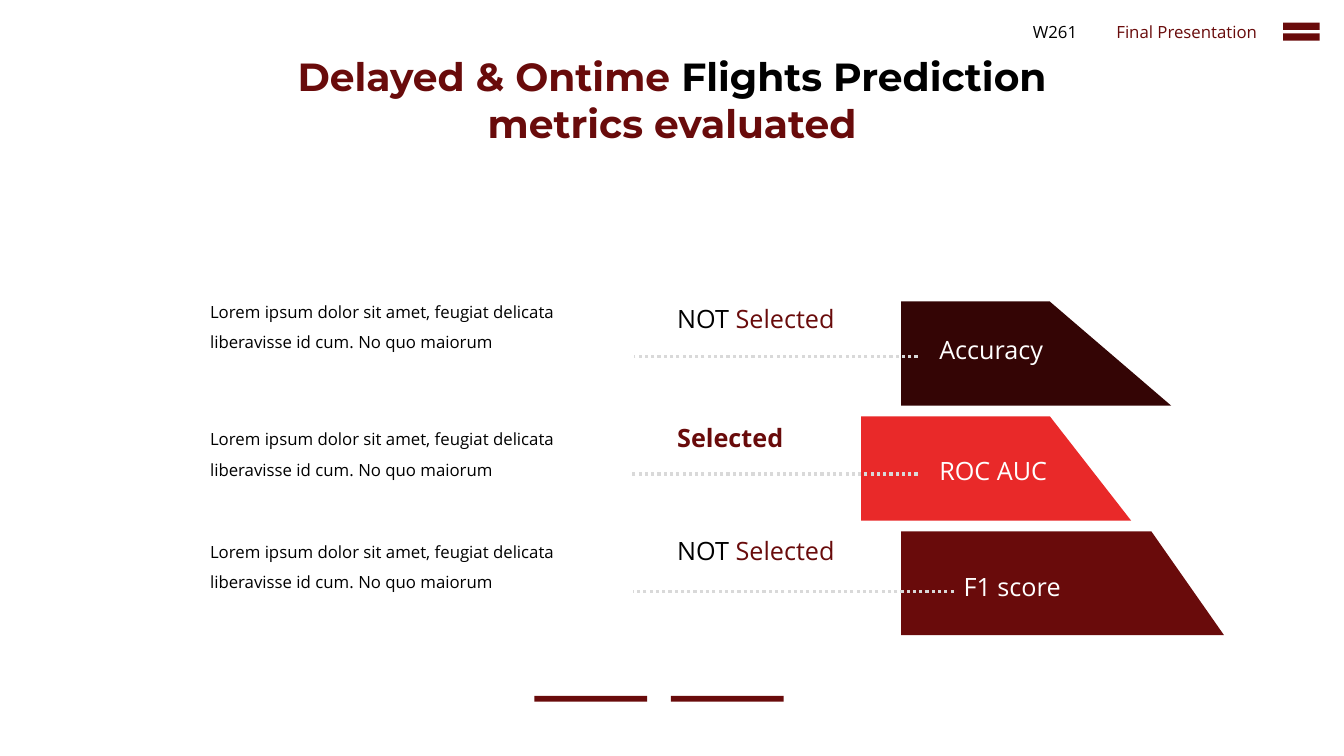
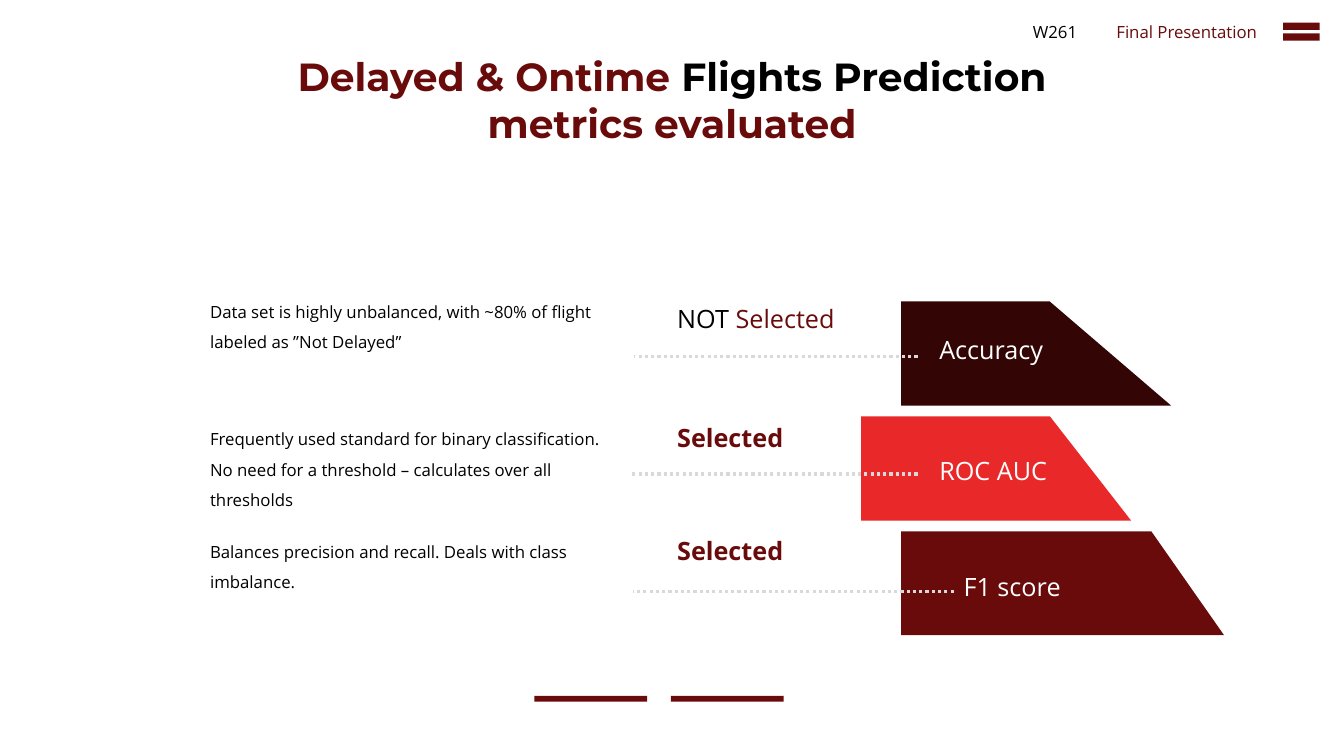
Before and after one commit to cbenge509/flightsontime, a slide deck: slide 27 of presentation/Delayed Flights Prediction - Final.pptx. Drawn at 1344x756 pixels with LibreOffice and Linux fonts; fonts in the diff are those of the drawing. Boxes give left, top, right and bottom in pixels: in the first picture for what was removed or moved away, otherwise in the second. Text is boxed around its words. In the diff, an @@ line names an element or a change of style, - is before the commit and + after.

```diff
--- a/presentation/Delayed Flights Prediction - Final.pptx
+++ b/presentation/Delayed Flights Prediction - Final.pptx
@@ text at <box>210,305,592,352</box>: text changed @@
-Lorem ipsum dolor sit amet, feugiat delicata liberavisse id cum. No quo maiorum
+Data set is highly unbalanced, with ~80% of flight labeled as ”Not Delayed”
@@ text at <box>210,432,599,506</box>: text changed @@
-Lorem ipsum dolor sit amet, feugiat delicata liberavisse id cum. No quo maiorum
+Frequently used standard for binary classification. No need for a threshold – calculates over all thresholds
@@ text at <box>210,545,567,588</box>: text changed @@
-Lorem ipsum dolor sit amet, feugiat delicata liberavisse id cum. No quo maiorum
+Balances precision and recall. Deals with class imbalance.
@@ text at <box>677,541,783,561</box>: text changed; bold on @@
-NOT Selected
+Selected
```
Also in this commit, not shown: 4 other slides changed, 1 slide added, 3 other files.
